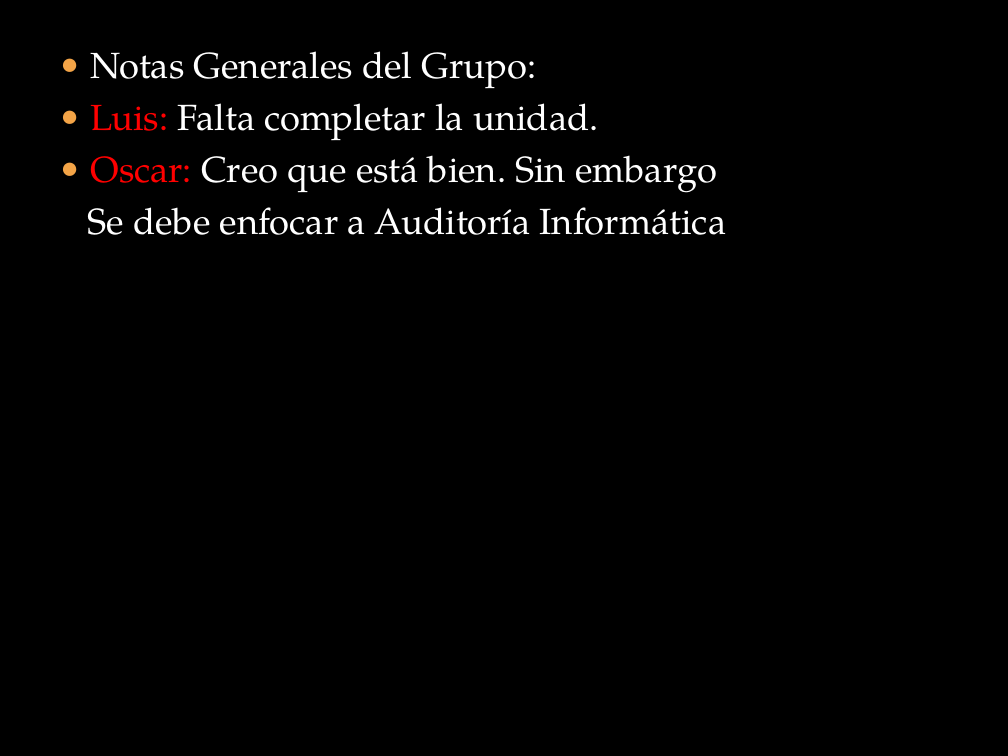
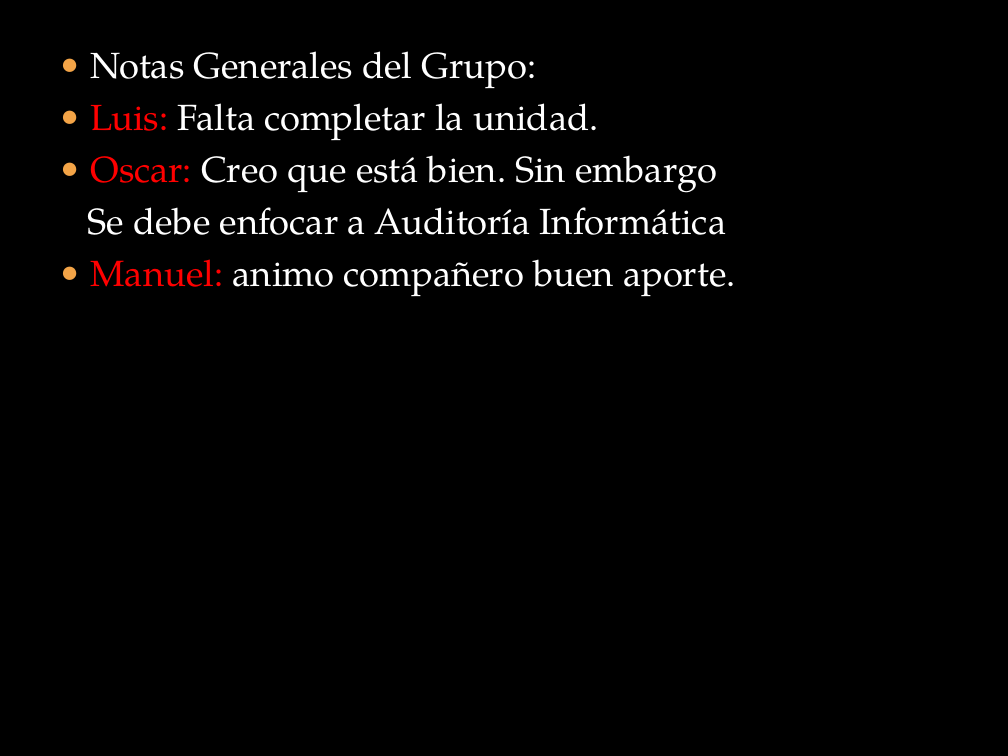
Before and after one commit to lc850/auditoria, a slide deck: slide 6 of HECTOR.pptx. Drawn at 1008x756 pixels with LibreOffice and Linux fonts; fonts in the diff are those of the drawing; background and template pictures are left out. Boxes give left, top, right and bottom in pixels: in the first picture for what was removed or moved away, otherwise in the second. Text is boxed around its words. In the diff, an @@ line names an element or a change of style, - is before the commit and + after.

```diff
--- a/HECTOR.pptx
+++ b/HECTOR.pptx
@@ text at (91, 259, 736, 297): paragraph added @@
+● Manuel: animo compañero buen aporte.
```
Also in this commit, not shown: 1 other file.
